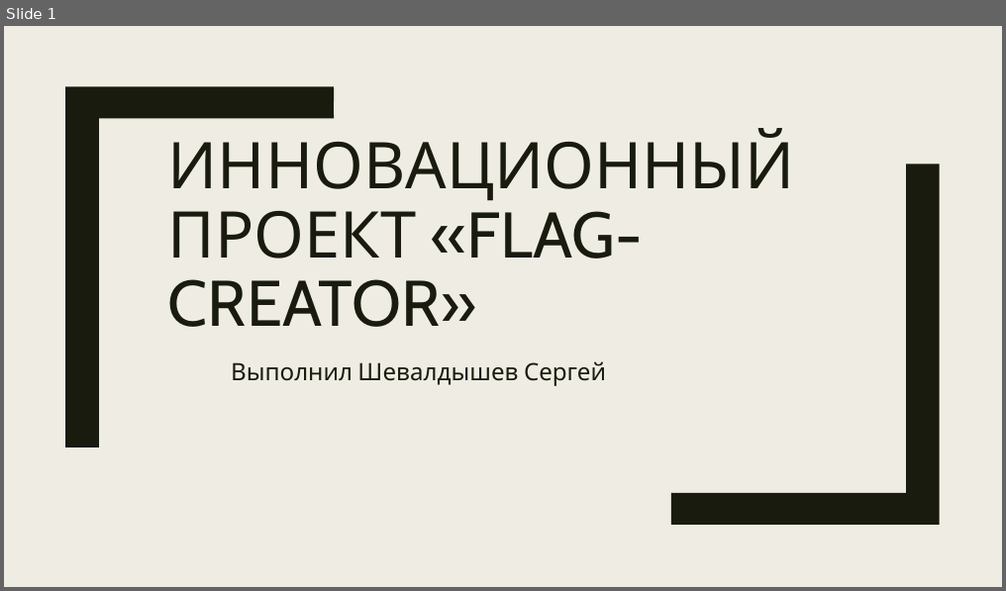
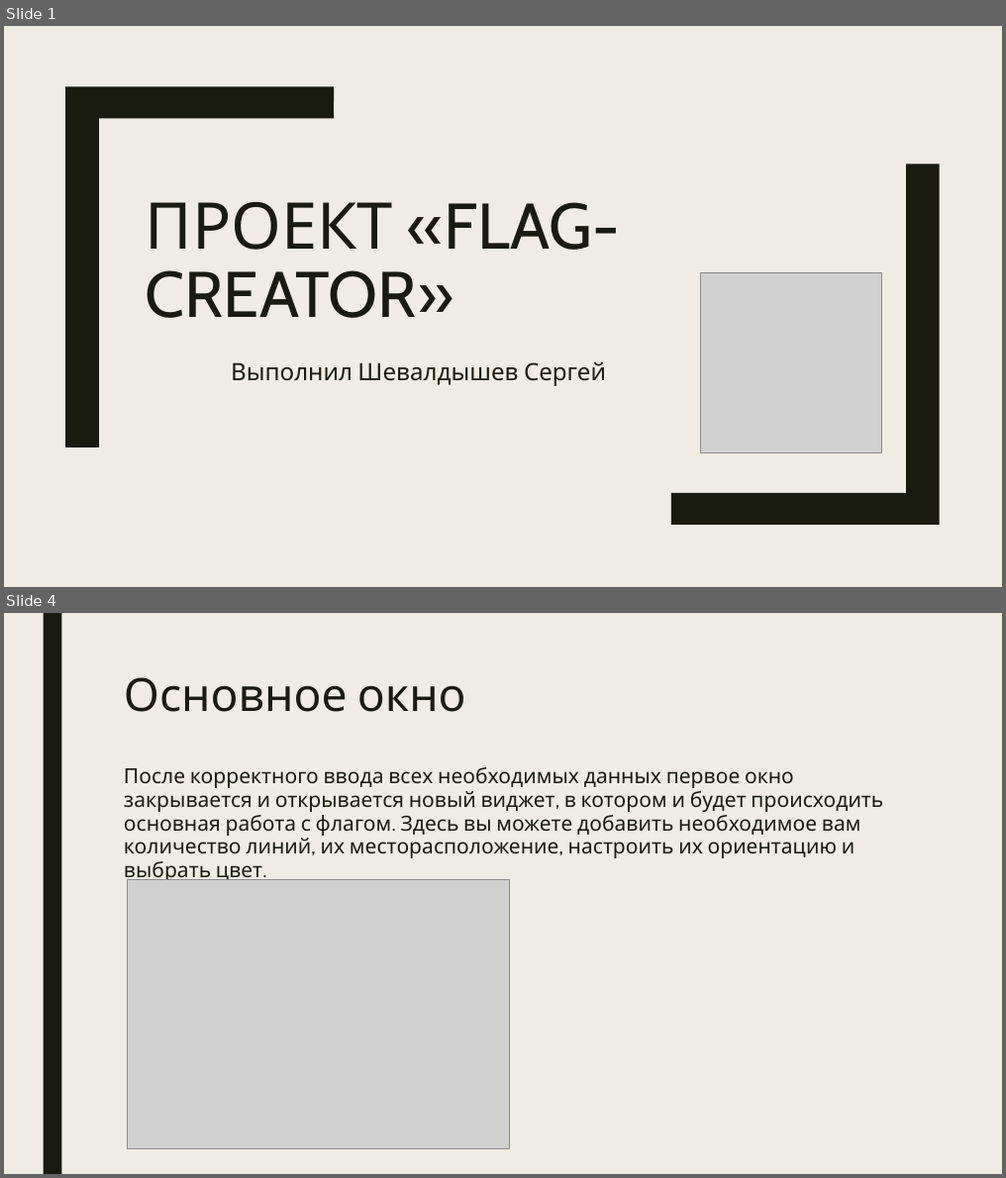
Before and after one commit to seregakriwoy/Flag-Creator, a slide deck: flag-creator.pptx. Shown one above the other, each under a label of ours: slide 1 before the commit, slides 1 and 4 after it; the slides between them are not shown. The pictures are 1006x591 and 1006x1178 pixels, drawn with LibreOffice and Linux fonts; fonts in the diff are those of the drawing; grey boxes stand for pictures. Boxes give left, top, right and bottom in pixels: in the first picture for what was removed or moved away, otherwise in the second. Text is boxed around its words. In the diff, an @@ line names an element or a change of style, - is before the commit and + after.

```diff
--- a/flag-creator.pptx
+++ b/flag-creator.pptx
@@ slide 4 added at (4,613,1002,1174), background #EFEDE3 @@
@@ rectangle added at (43,613,61,1174), fill #191B0E @@
@@ title added at (124,677,466,712), 44 pt, text #191B0E @@
+Основное окно
@@ text added at (124,767,883,884), 20 pt, text #191B0E @@
+После корректного ввода всех необходимых данных первое окно закрывается и открывается новый виджет, в котором и будет происходить основная работа с флагом. Здесь вы можете добавить необходимое вам количество линий, их месторасположение, настроить их ориентацию и выбрать цвет.
@@ picture added at (128,879,509,1149) @@
@@ slide 1 changed as well @@
@@ title at (146,202,620,318): text changed @@
-ИННОВАЦИОННЫЙ ПРОЕКТ «FLAG-CREATOR»
+ПРОЕКТ «FLAG-CREATOR»
@@ picture added at (701,273,881,453) @@
```
Also in this commit, not shown: 6 other slides added.
